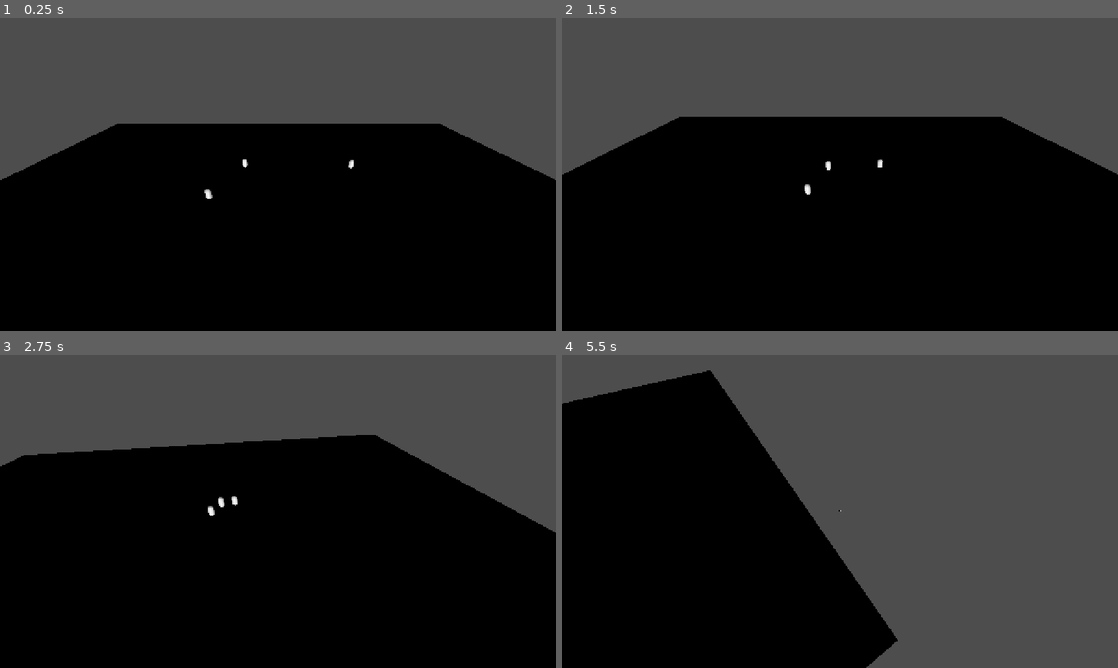
Above: before the commit, frames 1-4 (two rows, left to right).
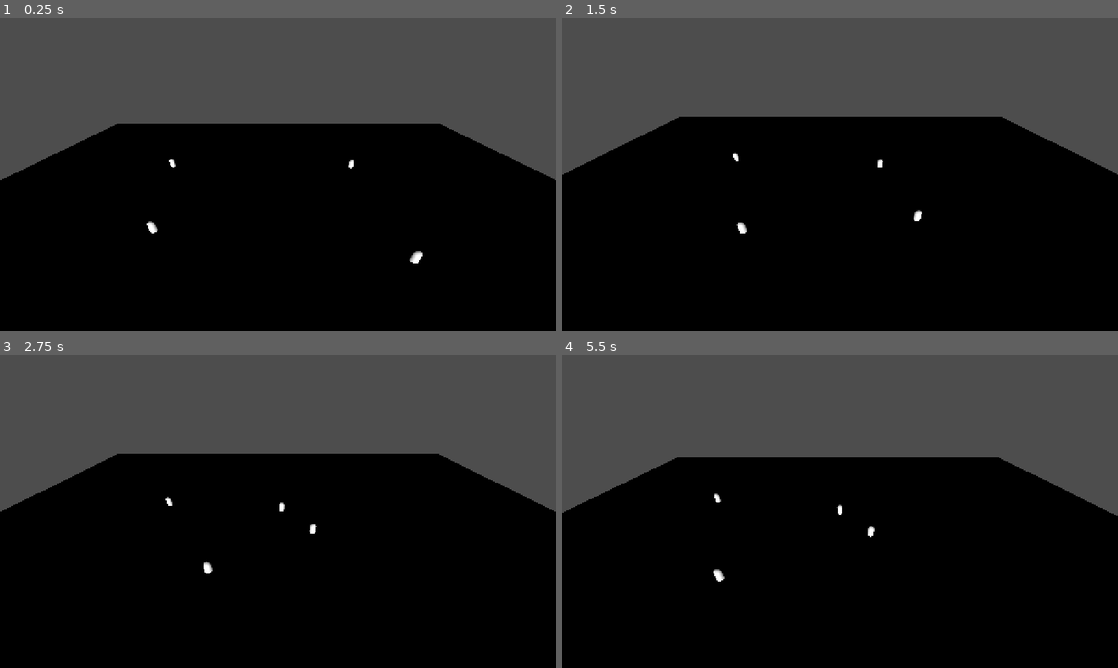
Above: after the commit, the same moments.

Repository: NoMacro/Football-game
Game: Godot game, scene res://match.tscn
The game is run twice, just before and just after one commit, with the same random seed, the same clock (stepped at 60 frames per second) and the same inputs.
Inputs (mouse positions are in pixels of both pictures, inside the frame that each line leads up to):
- Up to frame 1 (0.25 s): no input
- Up to frame 2 (1.5 s): tap Enter (ui_accept) at 0.5, 0.77 s; move the mouse to (962, 158) at 0.52 s; hold D (right) 0.53-1.28 s; tap Z (pass) at 0.6 s; tap Space (shoot) at 0.8, 1.35 s; move the mouse to (728, 190) at 1.27 s; hold S (backward) from 1.28 s (still down)
- Up to frame 3 (2.75 s): tap Enter (ui_accept) at 1.52 s; tap Z (pass) at 1.55, 2.1 s; move the mouse to (333, 442) at 2.02 s; release S (backward) at 2.03 s; hold D (right) from 2.03 s (still down); tap Space (shoot) at 2.3 s
- Up to frame 4 (5.5 s): move the mouse to (812, 574) at 2.77 s; release D (right) at 2.78 s; hold W (forward) 2.78-3.53 s; tap Space (shoot) at 2.85, 3.8, 4.35, 5.3 s; tap Enter (ui_accept) at 3.02, 3.77, 4.52 s; tap Z (pass) at 3.05, 3.6, 4.55, 5.1 s; move the mouse to (1006, 558) at 3.52 s; hold A (left) 3.53-5.03 s; move the mouse to (673, 464) at 4.27 s; move the mouse to (867, 511) at 5.02 s; hold S (backward) from 5.03 s (still down)

The runs differ from the first frame. In frame 1, 0.2% of the frame differs, in the area x 26-76%, y 45-79%; in frame 2, 0.2%; in frame 3, 5.5%; in frame 4, 41%, in the area x 0-100%, y 4-100%.

Commit message:
Add files via upload
3/15/2026 

Features Added:
-Now the AI is Smarter, it will pass the ball to the nearest team member if anyone from the other team is attacking and close enough

Planned:
-Organize the project files and put everything in its own folder
-Add menus
-Replace placeholder models with actual available models

Diff:
--- a/balls/ball.gd
+++ b/balls/ball.gd
@@ -27,6 +27,9 @@
 	else:
 		velocity = velocity.move_toward(Vector3(0, velocity.y, 0), FRICTION * delta)
 
+	Globals.PrevPlayerWithBall = PrevPlayer
+	Globals.PlayerWithBall = player
+
 	move_and_slide()
 
 func FollowPlayer():
@@ -48,33 +51,31 @@
 func CheckInput():
 	if Input.is_action_just_pressed("shoot"):
 		shoot(Vector3.ZERO)
-	if Input.is_action_just_pressed("pass"):
-		PassBall(Vector3.ZERO, Vector3.ZERO)
+	if Input.is_action_just_pressed("pass") and Globals.BallIsHome and Globals.PlayerWithBall:
+		PassBall(20)
+		print("Passing")
 
 func shoot(vel: Vector3):
 	if player.controlled:
 		velocity += player.direction * SHOOTSPEED
 		#velocity = vel
 		player = null
-		Globals.PlayerWithBall = null
 
 		#PrevPlayer = null
 		$MonitoringTimer.start()
 
 #Will work on passing later
-func PassBall(vel: Vector3, dir: Vector3):
-	if player.controlled:
-		#if someone is conrolling the ball
-		var p = player.FindPlayerToPass()
-		#find the player to pass to
-		if p:
-			#get the direction to player and pass
-			velocity += position.direction_to(p.position).normalized() * PASSSPEED
-			##velocity = vel
-			player = null
-			Globals.PlayerWithBall = null
-			##PrevPlayer = null
-			$MonitoringTimer.start()
+func PassBall(PassPower):
+	#if someone is conrolling the ball
+	var p = player.FindPlayerToPass()
+	#find the player to pass to
+	if p:
+		#get the direction to player and pass
+		velocity += position.direction_to(p.position).normalized() * PASSSPEED
+		##velocity = vel
+		player = null
+		##PrevPlayer = null
+		$MonitoringTimer.start()
 
 func PlayerDetected(body: CharacterBody3D) -> void:
 	#Player is trying to get the ball
@@ -82,6 +83,7 @@
 	if $MonitoringTimer.time_left == 0:
 		$MonitoringTimer.start()
 		player = body
+		PrevPlayer = body
 
 		if !body.away:
 			Globals.ControlledPlayer.controlled = false
@@ -91,8 +93,6 @@
 				PrevPlayer.controlled = false
 				PrevPlayer.velocity = Vector3.ZERO
 
-			PrevPlayer = body
-			Globals.PlayerWithBall = body
 			Globals.ControlledPlayer = body
 			Globals.BallIsHome = true
 			body.controlled = true
--- a/balls/ball.tscn
+++ b/balls/ball.tscn
@@ -34,7 +34,7 @@
 shape = SubResource("BoxShape3D_ht7ih")
 
 [node name="MonitoringTimer" type="Timer" parent="." unique_id=801873758]
-wait_time = 0.5
+wait_time = 0.1
 one_shot = true
 
 [connection signal="body_entered" from="PlayerDetect" to="." method="PlayerDetected"]
--- a/globals.gd
+++ b/globals.gd
@@ -1,6 +1,11 @@
 extends Node
 
+var HomePlayers: Node3D = null
+var AwayPlayers: Node3D = null
+
 var PlayerWithBall: CharacterBody3D = null
+var PrevPlayerWithBall: CharacterBody3D = null
+
 var ControlledPlayer: CharacterBody3D = null
 var ball: CharacterBody3D = null
 var BallIsHome = true
--- a/match.gd
+++ b/match.gd
@@ -4,6 +4,8 @@
 
 # Called when the node enters the scene tree for the first time.
 func _ready() -> void:
+	Globals.HomePlayers = $home
+	Globals.AwayPlayers = $away
 	Globals.ball = $ball
 
 
@@ -13,7 +15,7 @@
 	$Camera3D.position = $Camera3D.position.move_toward(
 		Vector3($ball.position.x, $Camera3D.position.y, $Camera3D.position.z), CameraSpeed * delta)
 	$Camera3D.look_at($ball.position)
-
+	$Camera3D.rotation.x = clamp($Camera3D.rotation.x, deg_to_rad(-60), deg_to_rad(60))
 
 func _input(event):
 	#esc button quits the game
@@ -36,7 +38,7 @@
 				ControlledPlayer = p
 
 		for p in $home.get_children():
-			if p.controlled == false and position.distance_to(p.position) < 35:
+			if p.controlled == false:
 				ComparedDirection = ControlledPlayer.direction.dot(position.direction_to(p.position).normalized())
 				if ComparedDirection > DirectionCounter:
 					DirectionCounter = ComparedDirection
--- a/match.tscn
+++ b/match.tscn
@@ -19,11 +19,11 @@
 [node name="home" type="Node3D" parent="." unique_id=441195217]
 
 [node name="player" parent="home" unique_id=912569597 instance=ExtResource("3_2n26j")]
-transform = Transform3D(1, 0, 0, 0, 1, 0, 0, 0, 1, -6.9432235, 0.8638315, -5.0444193)
+transform = Transform3D(1, 0, 0, 0, 1, 0, 0, 0, 1, -21.943224, 0.8638315, -5.0444193)
 controlled = true
 
 [node name="player2" parent="home" unique_id=992883723 instance=ExtResource("3_2n26j")]
-transform = Transform3D(1, 0, 0, 0, 1, 0, 0, 0, 1, -12.817335, 0, 6.040162)
+transform = Transform3D(1, 0, 0, 0, 1, 0, 0, 0, 1, -16.926632, 0, 12.562005)
 
 [node name="away" type="Node3D" parent="." unique_id=1270328632]
 
@@ -32,3 +32,9 @@
 collision_layer = 8
 collision_mask = 3
 away = true
+
+[node name="player2" parent="away" unique_id=111015541 instance=ExtResource("3_2n26j")]
+transform = Transform3D(1, 0, 0, 0, 1, 0, 0, 0, 1, 16.718369, 0.8638315, 18.229778)
+collision_layer = 8
+collision_mask = 3
+away = true
--- a/players/player.gd
+++ b/players/player.gd
@@ -14,7 +14,7 @@
 @export var away: bool = false
 
 enum StateMachine{
-	idle, attacking, defending, GettingBall
+	idle, attacking, defending, GettingBall, scoring
 }
 
 func _ready() -> void:
@@ -46,7 +46,7 @@
 	var ComparedDirection = -2
 
 	for p in get_parent().get_children():
-		if p.controlled == false and position.distance_to(p.position) < 35:
+		if p != Globals.PlayerWithBall and position.distance_to(p.position) < 1000:
 			ComparedDirection = direction.dot(position.direction_to(p.position).normalized())
 			if ComparedDirection > DirectionCounter:
 				DirectionCounter = ComparedDirection
@@ -57,16 +57,42 @@
 
 func AwayAI():
 	if Globals.BallIsHome:
-		state = StateMachine.GettingBall
+		if position.distance_to(Globals.ball.position) < 25:
+			state = StateMachine.GettingBall
+		else:
+			state = StateMachine.defending
 	else:
-		state = StateMachine.idle
+		if Globals.PlayerWithBall:
+			if Globals.PlayerWithBall == self:
+				state = StateMachine.scoring
+			else:
+				state = StateMachine.attacking
+		else:
+			if Globals.PrevPlayerWithBall == self:
+				state = StateMachine.idle
+			else:
+				state = StateMachine.GettingBall
 
 	match state:
 		StateMachine.GettingBall:
-				state = StateMachine.idle
 				velocity = position.direction_to(Globals.ball.position) * speed
 		StateMachine.idle:
 			velocity = Vector3.ZERO
+		StateMachine.defending:
+			velocity = Vector3.ZERO
+		StateMachine.attacking:
+			velocity = Vector3.ZERO
+		StateMachine.scoring:
+			var NearestFriend: CharacterBody3D = GetNearestPlayer(position, Globals.AwayPlayers)
+			var NearestEnemy: CharacterBody3D = GetNearestPlayer(position, Globals.HomePlayers)
+			#print(position.distance_to(NearestEnemy.position))
+
+			if position.distance_to(NearestEnemy.position) < 10:
+				Globals.ball.PassBall(20)
+
+			velocity = Vector3.ZERO
+
+
 
 func HomeAI():
 	if !Globals.BallIsHome or !Globals.PlayerWithBall:
@@ -76,10 +102,31 @@
 
 	match state:
 		StateMachine.GettingBall:
-				state = StateMachine.idle
-				velocity = position.direction_to(Globals.ball.position) * speed
+				#velocity = position.direction_to(Globals.ball.position) * speed
+				velocity = Vector3.ZERO
 		StateMachine.idle:
 			velocity = Vector3.ZERO
+		StateMachine.attacking:
+			pass
+		StateMachine.defending:
+			pass
+		StateMachine.scoring:
+			pass
+
+func GetNearestPlayer(PlayerPos, players: Node3D):
+	var NearestPlayer = null
+	var DistanceCounter = 1000
+	var ComparedDistance = 1000
+
+	for p in players.get_children():
+		#if p.controlled == false:
+		if p != self:
+
+			ComparedDistance = position.distance_to(p.position)
+			if ComparedDistance < DistanceCounter:
+				DistanceCounter = ComparedDistance
+				NearestPlayer = p
+	return NearestPlayer
 
 
 func LookForInput():
